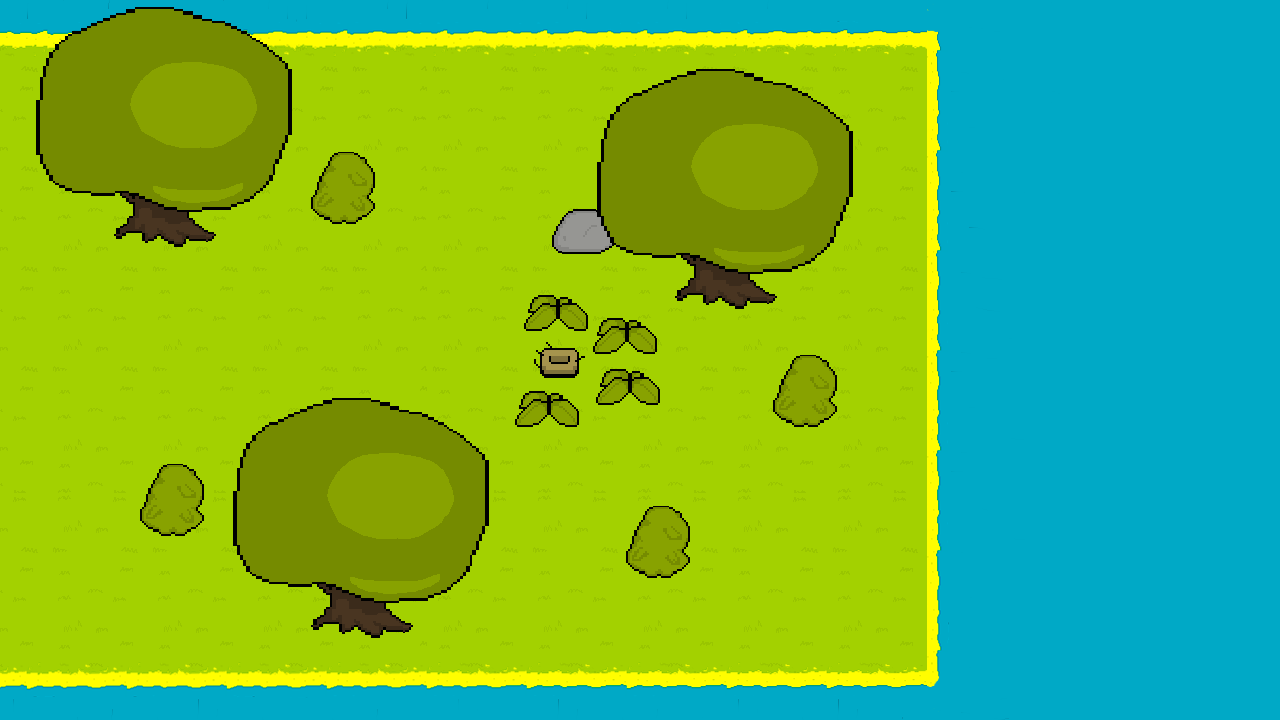
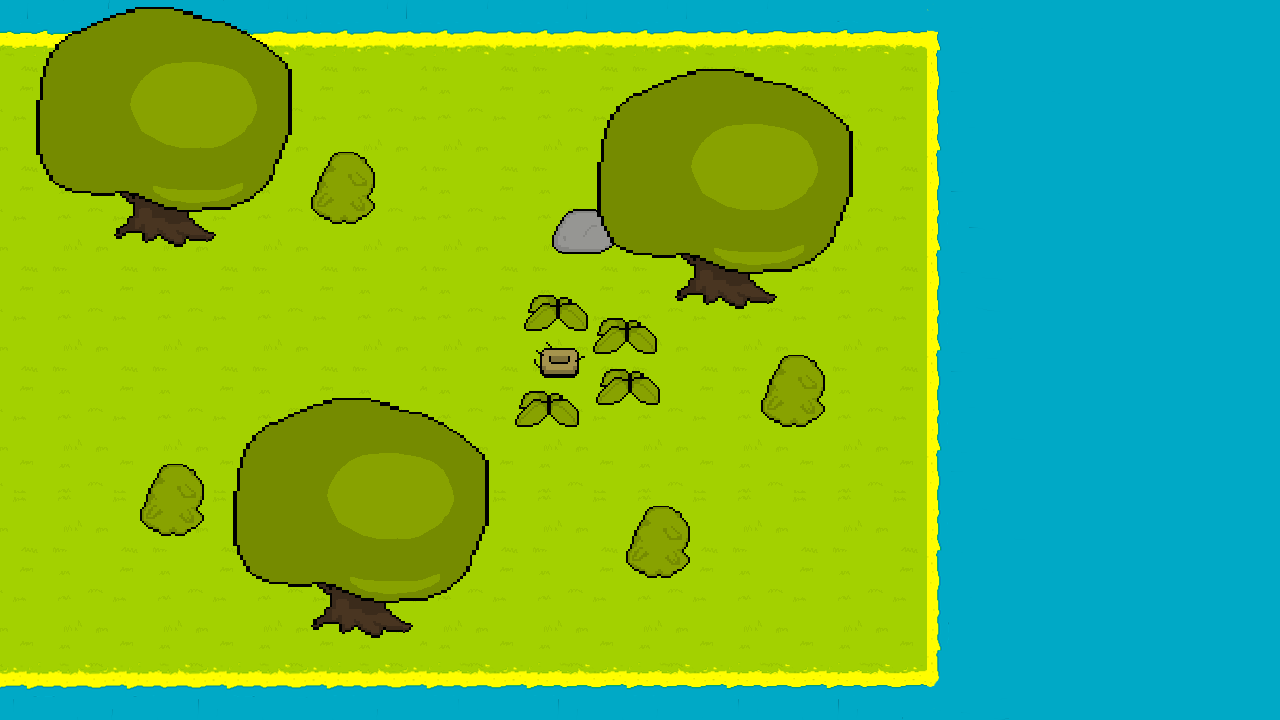
The second w=1280, h=720 image is a revision of the first. Changes to its layers:
painted on "arvores" over (761, 355, 825, 427)
painted on "vegetacao" over (761, 355, 837, 427)
